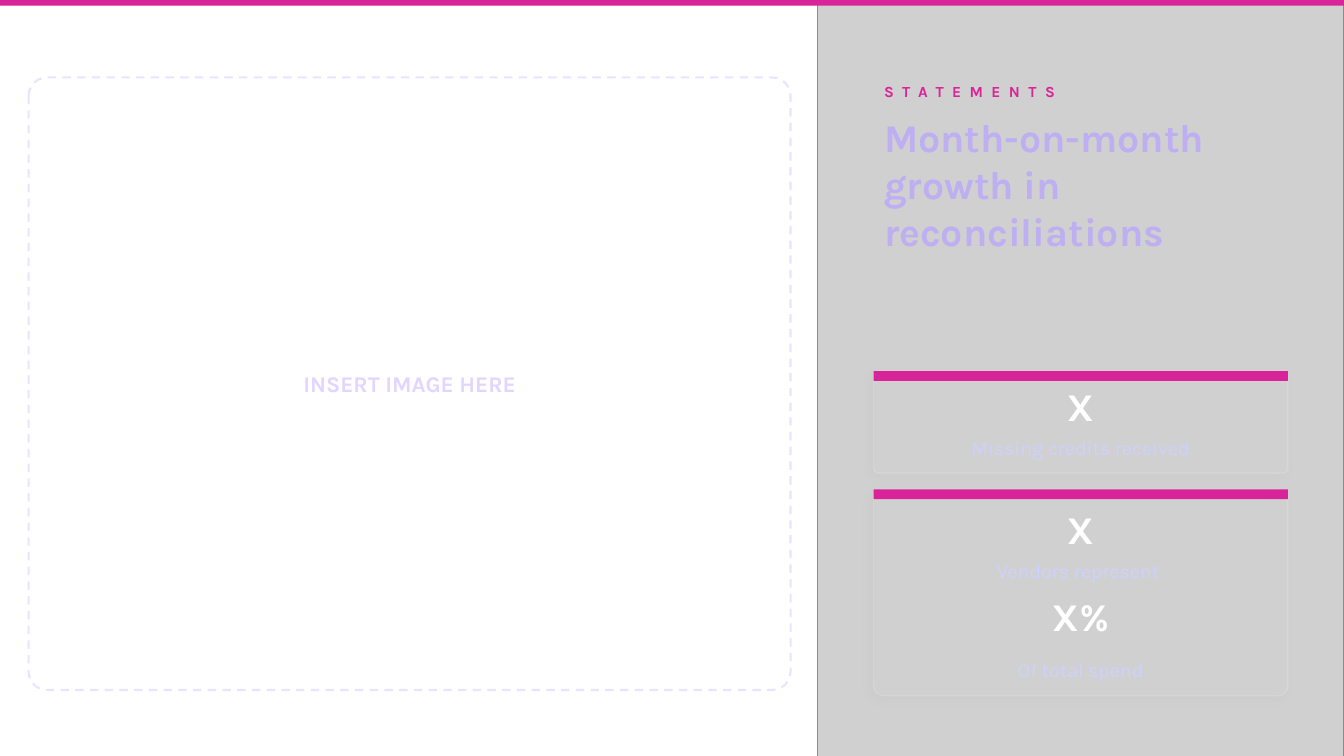
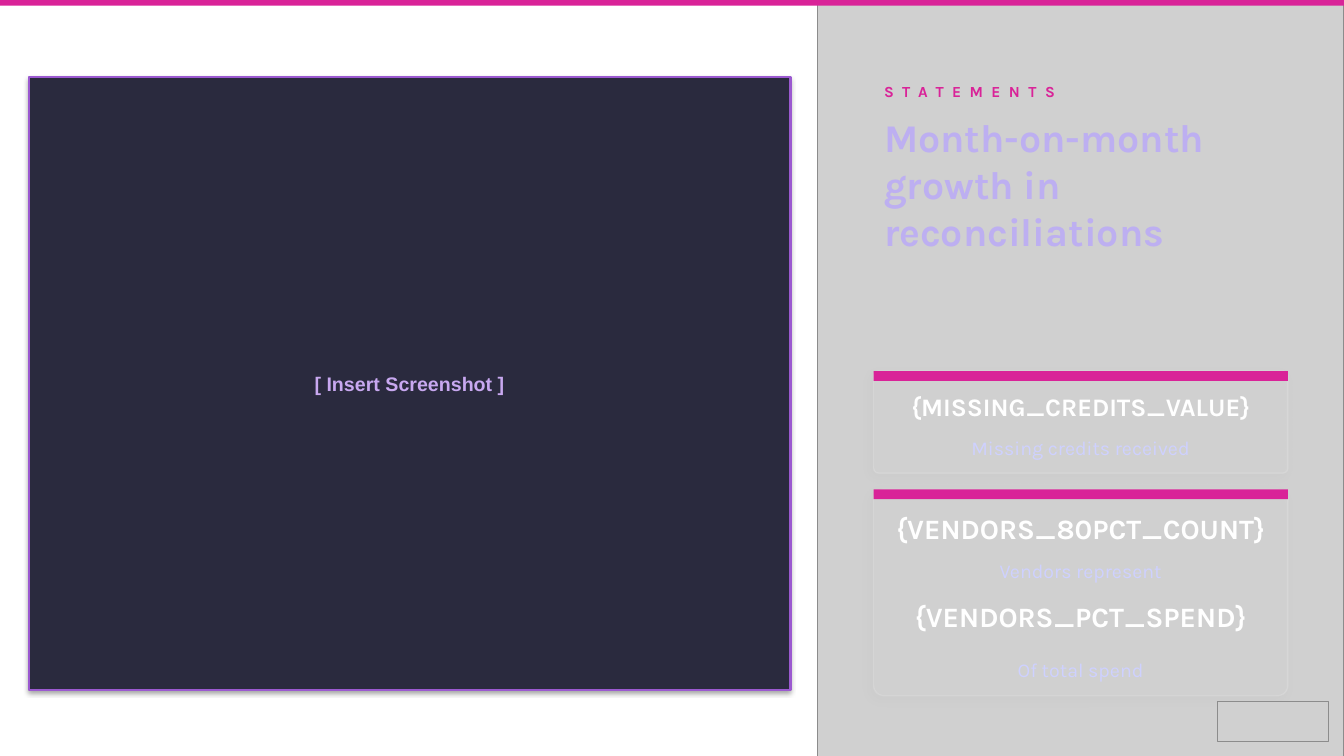
Before and after one commit to oresanniowo-beep/EBR-Gen-v2, a slide deck: slide 22 of EBR_Template.pptx. Drawn at 1344x756 pixels with LibreOffice and Linux fonts; fonts in the diff are those of the drawing; grey boxes stand for pictures. Boxes give left, top, right and bottom in pixels: in the first picture for what was removed or moved away, otherwise in the second. Text is boxed around its words. In the diff, an @@ line names an element or a change of style, - is before the commit and + after.

```diff
--- a/EBR_Template.pptx
+++ b/EBR_Template.pptx
@@ rectangle "[ Insert Screenshot ]" at (28,78,790,691): rounded rectangle to rectangle; fill none to #2A2A3E; outline #CCBBFF 1.5 pt dashed to #9B59D0 1.5 pt; shadow on @@
@@ text in rectangle at (327,377,492,391): text added @@
+[ Insert Screenshot ]
@@ text at (911,396,1250,419): text changed; size 28 to 18 pt @@
-X
+{MISSING_CREDITS_VALUE}
@@ text at (896,517,1265,543): text changed; size 28 to 20 pt @@
-X
+{VENDORS_80PCT_COUNT}
@@ text at (915,605,1247,631): text changed; size 28 to 20 pt @@
-X%
+{VENDORS_PCT_SPEND}
@@ picture added at (1218,702,1329,741) @@
```
Also in this commit, not shown: 28 other slides changed, 10 slides added, 10 slides removed.
